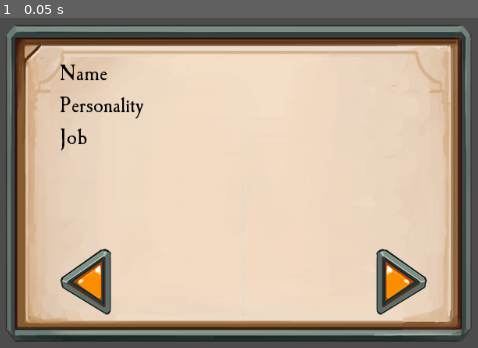
Above: before the commit, frame 1.
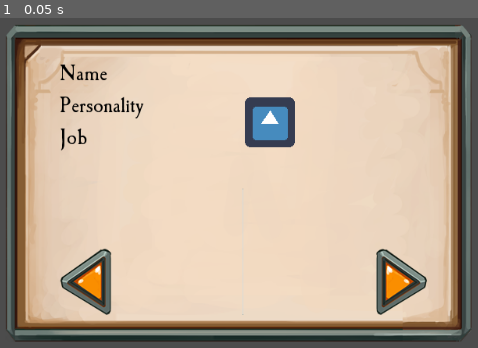
Above: after the commit, the same moment.

Repository: Ertain/NPC-character-listing
Game: Godot game, scene res://main.tscn
Two runs of this game, one before a commit and one after it. Both use one fixed random seed, a clock stepped at 60 frames per second and the inputs below. The engine's default icon, where the game draws it, is replaced by a stand-in: a white triangle on a blue panel in a dark square.
Inputs:
- Up to frame 1 (0.05 s): no input

The runs differ from the first frame. In frame 1, 1.6% of the frame differs, in the area x 51-62%, y 23-40%.

Commit message:
More tweaking

Diff:
--- a/main.tscn
+++ b/main.tscn
@@ -1,9 +1,10 @@
-[gd_scene load_steps=6 format=2]
+[gd_scene load_steps=7 format=2]
 
 [ext_resource path="res://2D assets/dialogue-box.png" type="Texture" id=1]
 [ext_resource path="res://fonts/CaslonAntique.ttf" type="DynamicFontData" id=2]
-[ext_resource path="res://2D assets/left arrow.png" type="Texture" id=3]
-[ext_resource path="res://2D assets/right arrow.png" type="Texture" id=4]
+[ext_resource path="res://icon.png" type="Texture" id=3]
+[ext_resource path="res://2D assets/left arrow.png" type="Texture" id=4]
+[ext_resource path="res://2D assets/right arrow.png" type="Texture" id=5]
 
 [sub_resource type="DynamicFont" id=1]
 
@@ -65,7 +66,6 @@
 
 [node name="Info" type="MarginContainer" parent="background/Layout" index="0"]
 
-editor/display_folded = true
 anchor_left = 0.0
 anchor_top = 0.0
 anchor_right = 0.0
@@ -79,30 +79,46 @@
 size_flags_vertical = 3
 _sections_unfolded = [ "Size Flags" ]
 
-[node name="VBoxContainer" type="VBoxContainer" parent="background/Layout/Info" index="0"]
+[node name="HBoxContainer" type="HBoxContainer" parent="background/Layout/Info" index="0"]
 
 anchor_left = 0.0
 anchor_top = 0.0
 anchor_right = 0.0
 anchor_bottom = 0.0
 margin_left = 8.0
-margin_right = 115.0
-margin_bottom = 116.0
-rect_pivot_offset = Vector2( 0, 0 )
-mouse_filter = 1
-mouse_default_cursor_shape = 0
-size_flags_horizontal = 0
-size_flags_vertical = 0
+margin_right = 471.0
+margin_bottom = 162.0
+rect_pivot_offset = Vector2( 0, 0 )
+mouse_filter = 1
+mouse_default_cursor_shape = 0
+size_flags_horizontal = 1
+size_flags_vertical = 1
 alignment = 0
-_sections_unfolded = [ "Grow Direction", "Margin", "Size Flags" ]
-
-[node name="Name" type="Label" parent="background/Layout/Info/VBoxContainer" index="0"]
-
-anchor_left = 0.0
-anchor_top = 0.0
-anchor_right = 0.0
-anchor_bottom = 0.0
-margin_right = 107.0
+_sections_unfolded = [ "Anchor" ]
+
+[node name="VBoxContainer" type="VBoxContainer" parent="background/Layout/Info/HBoxContainer" index="0"]
+
+anchor_left = 0.0
+anchor_top = 0.0
+anchor_right = 0.0
+anchor_bottom = 0.0
+margin_right = 229.0
+margin_bottom = 162.0
+rect_pivot_offset = Vector2( 0, 0 )
+mouse_filter = 1
+mouse_default_cursor_shape = 0
+size_flags_horizontal = 3
+size_flags_vertical = 3
+alignment = 0
+_sections_unfolded = [ "Anchor", "Grow Direction", "Size Flags" ]
+
+[node name="Name" type="Label" parent="background/Layout/Info/HBoxContainer/VBoxContainer" index="0"]
+
+anchor_left = 0.0
+anchor_top = 0.0
+anchor_right = 0.0
+anchor_bottom = 0.0
+margin_right = 229.0
 margin_bottom = 36.0
 rect_pivot_offset = Vector2( 0, 0 )
 mouse_filter = 2
@@ -117,14 +133,14 @@
 max_lines_visible = -1
 _sections_unfolded = [ "custom_colors", "custom_fonts" ]
 
-[node name="Personality" type="Label" parent="background/Layout/Info/VBoxContainer" index="1"]
+[node name="Personality" type="Label" parent="background/Layout/Info/HBoxContainer/VBoxContainer" index="1"]
 
 anchor_left = 0.0
 anchor_top = 0.0
 anchor_right = 0.0
 anchor_bottom = 0.0
 margin_top = 40.0
-margin_right = 107.0
+margin_right = 229.0
 margin_bottom = 76.0
 rect_pivot_offset = Vector2( 0, 0 )
 mouse_filter = 2
@@ -139,14 +155,14 @@
 max_lines_visible = -1
 _sections_unfolded = [ "custom_colors", "custom_fonts" ]
 
-[node name="Job" type="Label" parent="background/Layout/Info/VBoxContainer" index="2"]
+[node name="Job" type="Label" parent="background/Layout/Info/HBoxContainer/VBoxContainer" index="2"]
 
 anchor_left = 0.0
 anchor_top = 0.0
 anchor_right = 0.0
 anchor_bottom = 0.0
 margin_top = 80.0
-margin_right = 107.0
+margin_right = 229.0
 margin_bottom = 116.0
 rect_pivot_offset = Vector2( 0, 0 )
 mouse_filter = 2
@@ -161,15 +177,36 @@
 max_lines_visible = -1
 _sections_unfolded = [ "custom_colors", "custom_fonts" ]
 
+[node name="Profile pic" type="TextureRect" parent="background/Layout/Info/HBoxContainer" index="1"]
+
+anchor_left = 0.0
+anchor_top = 0.0
+anchor_right = 0.0
+anchor_bottom = 0.0
+margin_left = 233.0
+margin_top = 49.0
+margin_right = 297.0
+margin_bottom = 113.0
+rect_min_size = Vector2( 0.1, 0.1 )
+rect_pivot_offset = Vector2( 0, 0 )
+hint_tooltip = "Profile picture goes here"
+mouse_filter = 1
+mouse_default_cursor_shape = 0
+size_flags_horizontal = 2
+size_flags_vertical = 6
+texture = ExtResource( 3 )
+stretch_mode = 0
+_sections_unfolded = [ "Focus", "Margin", "Mouse", "Rect", "Size Flags", "Visibility" ]
+
 [node name="Arrows" type="MarginContainer" parent="background/Layout" index="1"]
 
-anchor_left = 0.5
-anchor_top = 1.0
-anchor_right = 0.5
-anchor_bottom = 1.0
-margin_left = -254.0
-margin_top = -162.0
-margin_right = 235.0
+anchor_left = 0.0
+anchor_top = 0.0
+anchor_right = 0.0
+anchor_bottom = 0.0
+margin_top = 166.0
+margin_right = 470.0
+margin_bottom = 328.0
 rect_pivot_offset = Vector2( 0, 0 )
 mouse_filter = 0
 mouse_default_cursor_shape = 0
@@ -184,7 +221,7 @@
 anchor_right = 0.0
 anchor_bottom = 0.0
 margin_left = 8.0
-margin_right = 489.0
+margin_right = 470.0
 margin_bottom = 162.0
 rect_pivot_offset = Vector2( 0, 0 )
 mouse_filter = 1
Not shown: 2 places in main.tscn that only renumber resources
